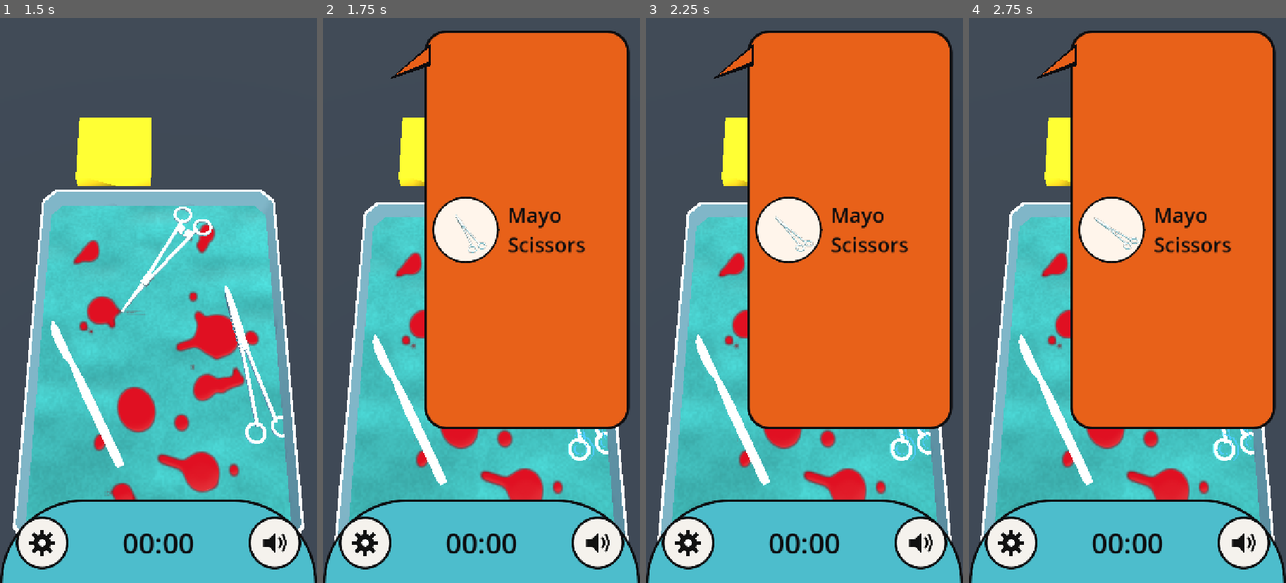
Above: before the commit, frames 1-4 (left to right).
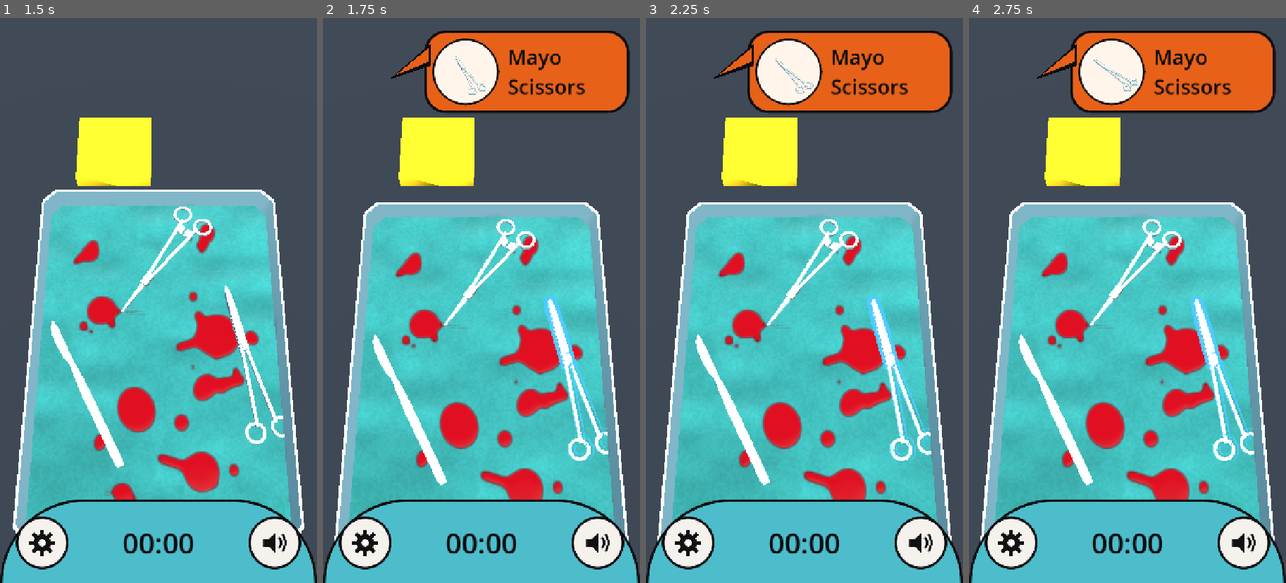
Above: after the commit, the same moments.

Repository: optimisticlucio/untitled-game-jam-game
Game: Godot game, scene res://ui/main_menu.tscn
Two runs of this game, one before a commit and one after it. Both use one fixed random seed, a clock stepped at 60 frames per second and the inputs below.
Inputs (mouse positions are in pixels of both pictures, inside the frame that each line leads up to):
- Up to frame 1 (1.5 s): click "Play" at 0.5 s; tap Enter at 1.25 s; move the mouse to (228, 272) at 1.27 s; click (228, 272) at 1.42 s
- Up to frame 2 (1.75 s): no input
- Up to frame 3 (2.25 s): drag from (741, 328) to (788, 413) at 2.02 s
- Up to frame 4 (2.75 s): no input

Frame 1 is identical in both runs. In frame 2, 39% of the frame differs, in the area x 32-97%, y 3-73%; in frame 3, 39%; in frame 4, 39%.

Commit message:
Fit the request bubble while transparent, not hidden
The bubble's height comes from a frame of layout, which only runs on
visible controls; since trays now arrive with the bubble hidden, it was
measured with no width and came out ~770 px tall.

Co-Authored-By: Claude Opus 5.5 <noreply@anthropic.com>

Diff:
--- a/levels/level.gd
+++ b/levels/level.gd
@@ -120,11 +120,15 @@
 ## The bubble keeps its width (it's anchored across the top) and fits its height to the content.
 ## That waits a frame, until the layout knows how many lines the wrapped name takes.
 func _fit_request() -> void:
+	# Layout only runs on visible controls (the bubble is hidden while a tray
+	# slides in), so lay it out invisibly for that frame, then fit and reveal.
+	_request.modulate.a = 0.0
+	_request.show()
 	await get_tree().process_frame
 	if _requested == &"":
 		return
 	_request.offset_bottom = _request.offset_top + _request.get_combined_minimum_size().y
-	_request.show()
+	_request.modulate.a = 1.0
 
 
 func _finish_tray() -> void:
